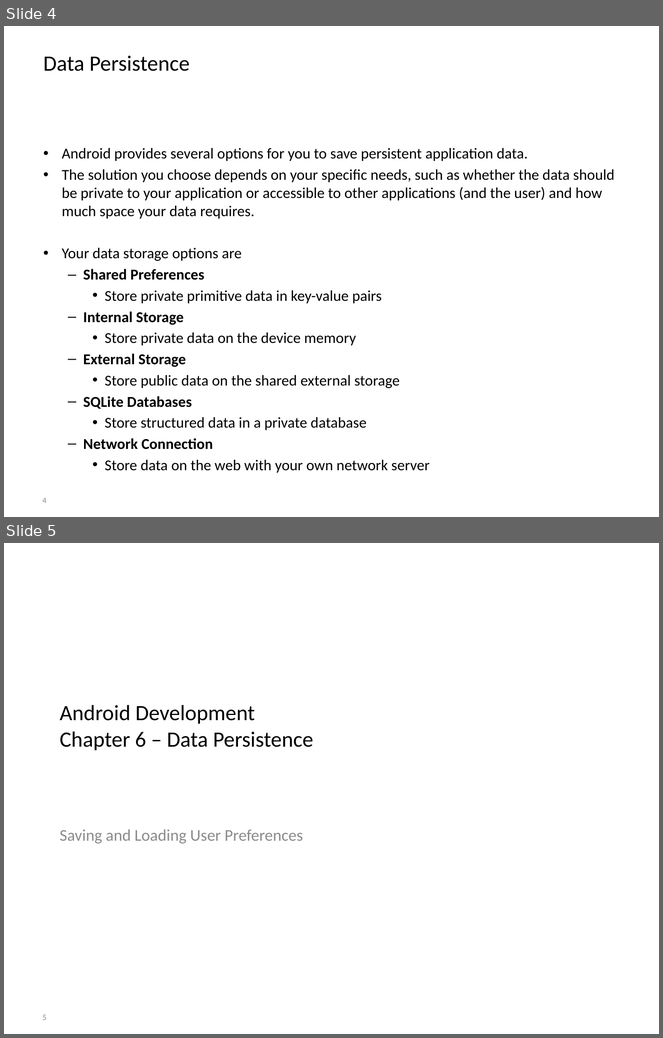
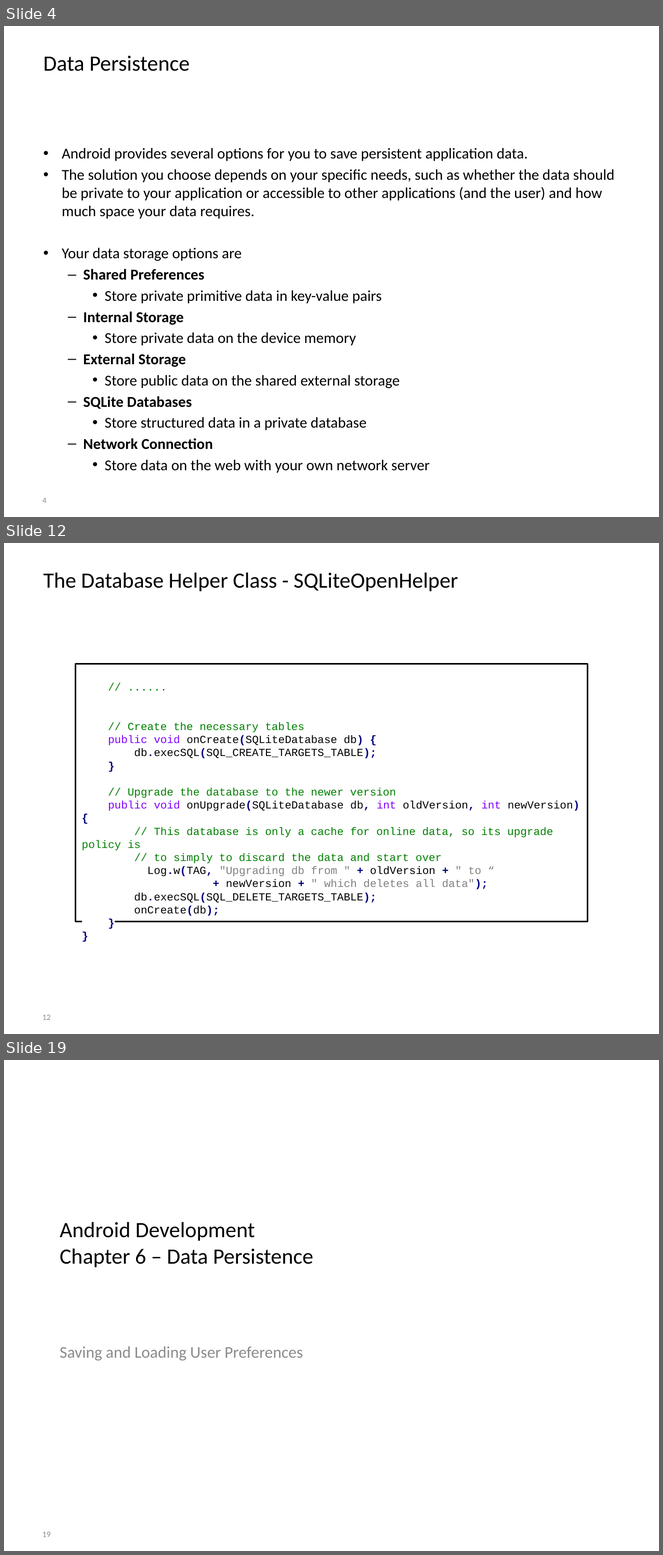
Before and after one commit to BioBoost/android_development_course, a slide deck: slides/chapter6_data_persistence.pptx. Shown one above the other, each under a label of ours: slides 4 and 5 before the commit, slides 4, 12 and 19 after it; the slides between them are not shown. The pictures are 663x1038 and 663x1555 pixels, drawn with LibreOffice and Linux fonts; fonts in the diff are those of the drawing; background and template pictures are left out. Boxes give left, top, right and bottom in pixels: in the first picture for what was removed or moved away, otherwise in the second. Text is boxed around its words. In the diff, an @@ line names an element or a change of style, - is before the commit and + after.

```diff
--- a/slides/chapter6_data_persistence.pptx
+++ b/slides/chapter6_data_persistence.pptx
@@ slide 12 added at bbox=[4, 543, 659, 1034], background picture (left out) @@
@@ title added at bbox=[44, 572, 458, 591], 24 pt, text #000000 @@
+The Database Helper Class - SQLiteOpenHelper
@@ rectangle added at bbox=[75, 664, 588, 923], fill #FFFFFF, outline #000000 2 pt, 12 pt, text #000000 @@
+// ......
+// Create the necessary tables
+public void onCreate(SQLiteDatabase db) {
+db.execSQL(SQL_CREATE_TARGETS_TABLE);
+}
+// Upgrade the database to the newer version
+public void onUpgrade(SQLiteDatabase db, int oldVersion, int newVersion) {
+// This database is only a cache for online data, so its upgrade policy is
+// to simply to discard the data and start over
+Log.w(TAG, "Upgrading db from " + oldVersion + " to “
++ newVersion + " which deletes all data");
+db.execSQL(SQL_DELETE_TARGETS_TABLE);
+onCreate(db);
+}
+}
@@ page number added at bbox=[42, 1015, 51, 1020], 9 pt, text #8C8C8C @@
+12
@@ what was slide 5 is now slide 19 @@
@@ page number at bbox=[42, 1532, 51, 1537]: text changed @@
-5
+19
```
Also in this commit, not shown: 14 other slides added, 2 other files.
